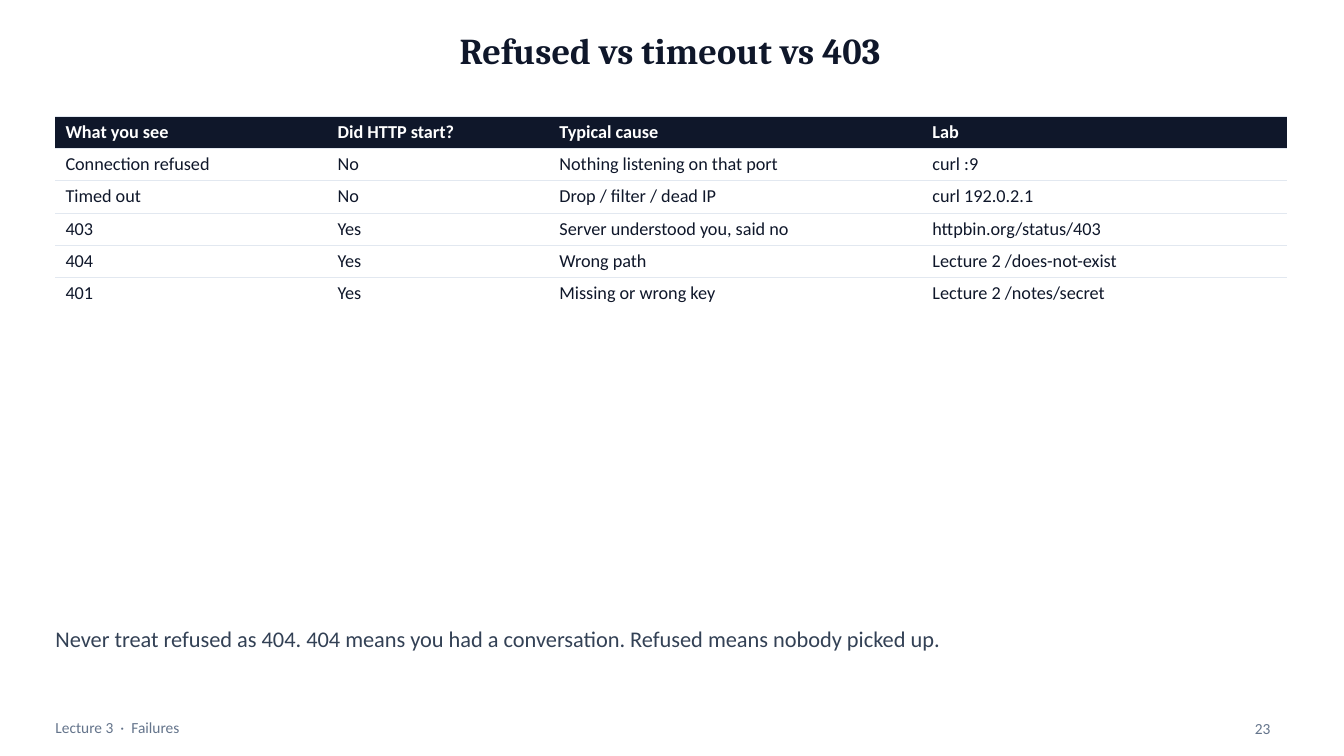
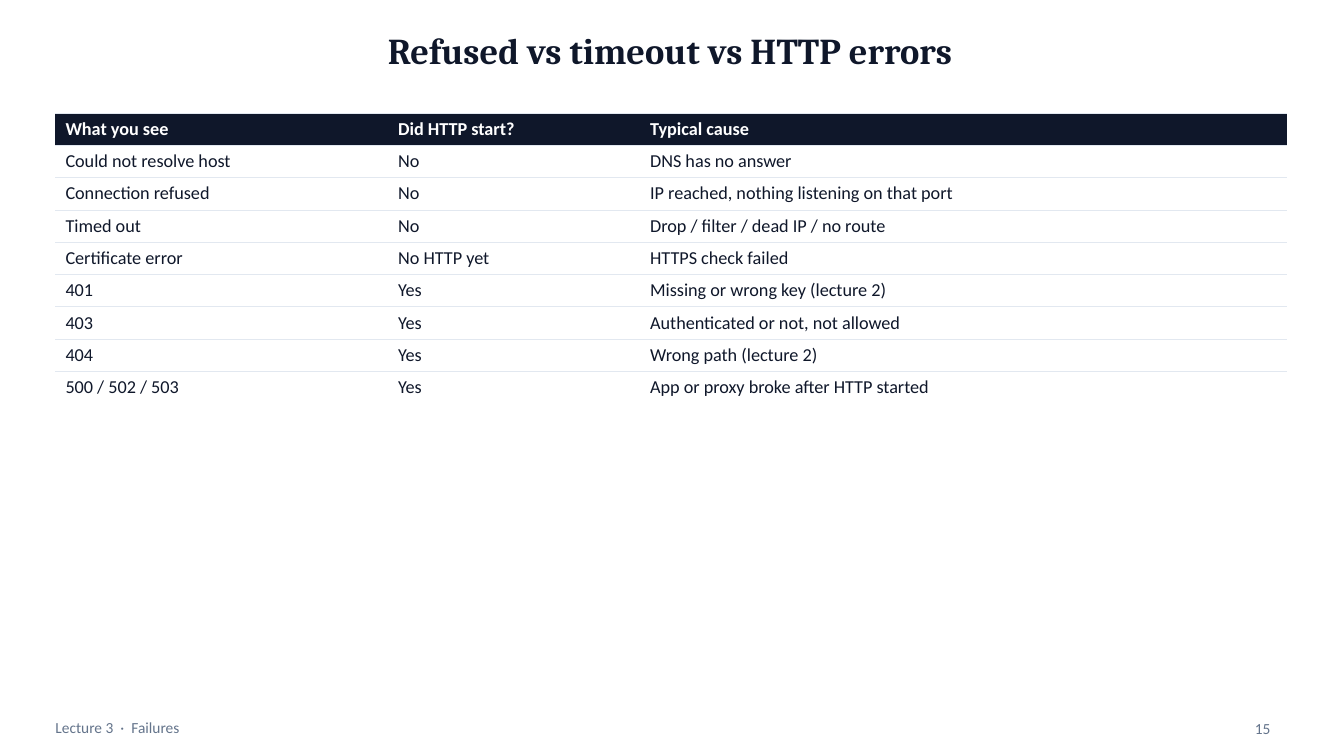
Before and after one commit to mayurb99/Devops_Beginners, a slide deck: slide 15 of lec-03/presentation/lec-03-networking.pptx (slide 23 before the commit). Drawn at 1344x756 pixels with LibreOffice and Linux fonts; fonts in the diff are those of the drawing. Boxes give left, top, right and bottom in pixels: in the first picture for what was removed or moved away, otherwise in the second. Text is boxed around its words. In the diff, an @@ line names an element or a change of style, - is before the commit and + after.

```diff
--- a/lec-03/presentation/lec-03-networking.pptx
+++ b/lec-03/presentation/lec-03-networking.pptx
@@ title at (x1=388, y1=38, x2=952, y2=65): text changed @@
-Refused vs timeout vs 403
+Refused vs timeout vs HTTP errors
@@ table at (x1=55, y1=113, x2=1288, y2=400) @@
-What you see | Did HTTP start? | Typical cause | Lab
-Connection refused | No | Nothing listening on that port | curl :9
-Timed out | No | Drop / filter / dead IP | curl 192.0.2.1
-403 | Yes | Server understood you, said no | httpbin.org/status/403
-404 | Yes | Wrong path | Lecture 2 /does-not-exist
-401 | Yes | Missing or wrong key | Lecture 2 /notes/secret
+What you see | Did HTTP start? | Typical cause
+Could not resolve host | No | DNS has no answer
+Connection refused | No | IP reached, nothing listening on that port
+Timed out | No | Drop / filter / dead IP / no route
+Certificate error | No HTTP yet | HTTPS check failed
+401 | Yes | Missing or wrong key (lecture 2)
+403 | Yes | Authenticated or not, not allowed
+404 | Yes | Wrong path (lecture 2)
+500 / 502 / 503 | Yes | App or proxy broke after HTTP started
@@ text removed at (x1=55, y1=631, x2=940, y2=651) @@
-Never treat refused as 404. 404 means you had a conversation. Refused means nobody picked up.
@@ page number at (x1=1255, y1=724, x2=1271, y2=734): text changed @@
-23
+15
```
Also in this commit, not shown: 23 other slides changed, 15 slides added, 3 slides removed, 7 other files.
